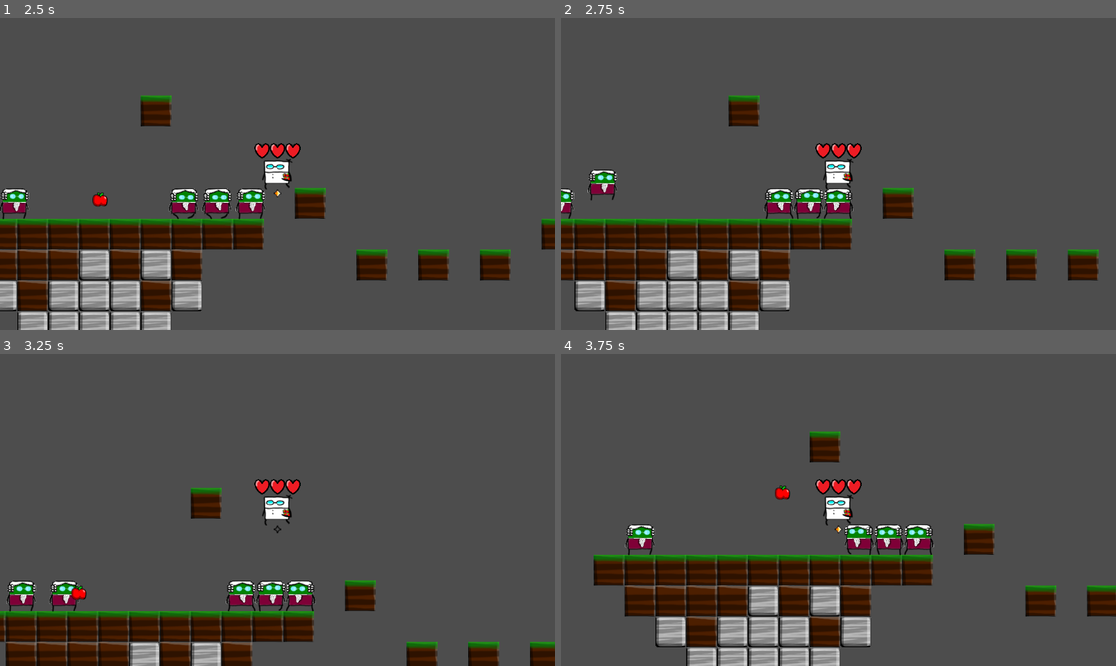
Above: before the commit, frames 1-4 (two rows, left to right).
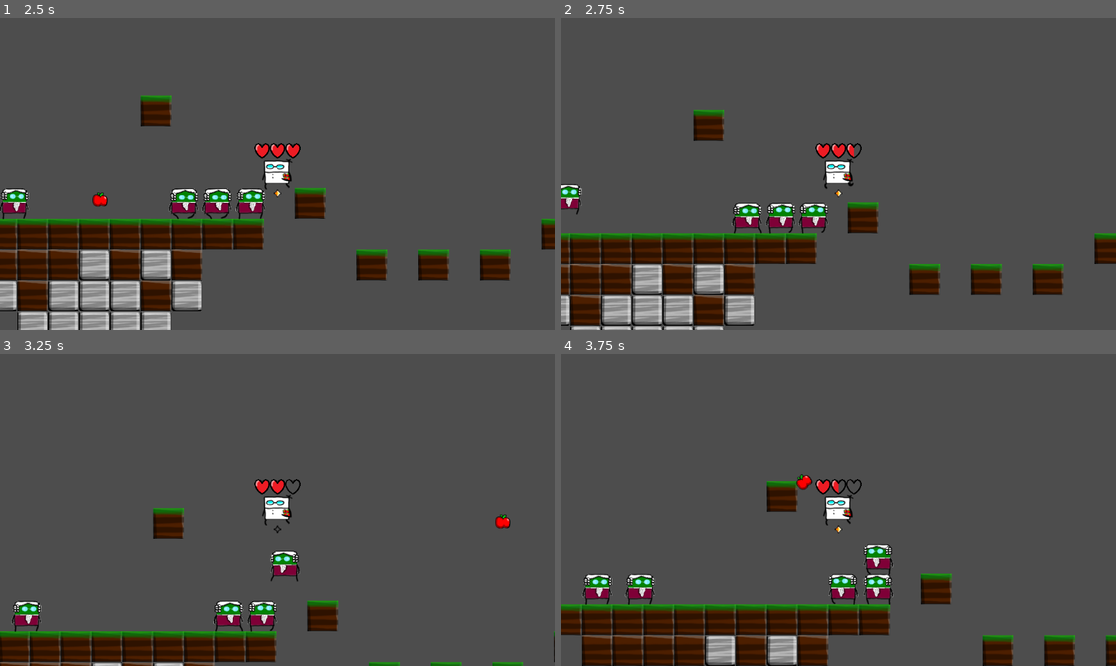
Above: after the commit, the same moments.

Repository: shawn-mcgee/jimmy-in-calculus-land
Game: Godot game, scene res://levels/level-01.tscn
The game is run twice, just before and just after one commit, with the same random seed, the same clock (stepped at 60 frames per second) and the same inputs. This scene is started directly instead of the project's main scene.
Inputs (mouse positions are in pixels of both pictures, inside the frame that each line leads up to):
- Up to frame 1 (2.5 s): move the mouse to (249, 236) at 0.52 s; hold D (move_right) 0.53-2.03 s; click (249, 236) at 0.6 s; tap W (jump) at 0.77, 1.52 s; move the mouse to (444, 220) at 1.27 s; click (444, 220) at 1.35 s; move the mouse to (111, 127) at 2.02 s; hold A (move_left) from 2.03 s (still down); click (111, 127) at 2.1 s
- Up to frame 2 (2.75 s): keep holding A (move_left)
- Up to frame 3 (3.25 s): keep holding A (move_left); move the mouse to (305, 510) at 2.77 s; click (305, 510) at 2.85 s; tap W (jump) at 3.02 s
- Up to frame 4 (3.75 s): keep holding A (move_left); move the mouse to (755, 432) at 3.52 s; click (755, 432) at 3.6 s

Frame 1 is identical in both runs. In frame 2, 21% of the frame differs, in the area x 0-100%, y 24-100%; in frame 3, 14%; in frame 4, 25%.

Commit message:
Implement knockback mechanics and damage handling for zombies; remove unused tutorial level

Diff:
--- a/jimmy.gd
+++ b/jimmy.gd
@@ -23,10 +23,14 @@
 var facing: int = 1 # 1 = right, -1 = left
 
 var falling_damage_tick = 0
+var      knockback_tick = 0
 
 func _process(delta: float) -> void:
   if falling_damage_tick > 0:
     falling_damage_tick -= delta
+
+  if knockback_tick > 0:
+    knockback_tick -= delta
 
 
   if velocity.y >= 6000 and falling_damage_tick <= 0:
@@ -41,7 +45,8 @@
     "move_right"
   )
 
-  velocity.x  = dx * walk_speed
+  if knockback_tick <= 0:
+    velocity.x  = dx * walk_speed
   velocity.y += get_gravity().y * delta
 
   if velocity.x != 0:
@@ -106,3 +111,19 @@
 func _receive_extra_jump() -> void:
   jumps.maximum_jumps += 1
   jumps.current_jumps += 1
+
+func _receive_zombie_damage(from: Node2D, amount: float) -> void:
+  if knockback_tick > 0:
+    return
+
+  health.current_health -= amount
+  if health.current_health <= 0:
+    World.load_this_level()
+  knockback_tick = .167
+
+  if from.position.x < position.x:
+    velocity.x =  180
+  else:
+    velocity.x = -180
+
+  velocity.y = -600
--- a/levels/tutorial-02.tscn
+++ /dev/null
@@ -1,10 +0,0 @@
-[gd_scene load_steps=3 format=3 uid="uid://p0thphj7pax1"]
-
-[ext_resource type="Script" uid="uid://cav2v6pg7dpsp" path="res://level.gd" id="1_k8yv8"]
-[ext_resource type="TileSet" uid="uid://cxg8qpqnj5qk5" path="res://tiles.tres" id="2_qpdf7"]
-
-[node name="Level" type="Node2D"]
-script = ExtResource("1_k8yv8")
-
-[node name="Tiles" type="TileMapLayer" parent="."]
-tile_set = ExtResource("2_qpdf7")
--- a/levels/tutorial.tscn
+++ b/levels/tutorial.tscn
@@ -7,5 +7,5 @@
 script = ExtResource("1_dopym")
 
 [node name="Tiles" type="TileMapLayer" parent="."]
-tile_map_data = PackedByteArray("AAD//wAABAAAAAAAAAD+/wAABAA …(495 unchanged characters)… AAAAAABgD+////CQAAAAAAAAABAP//AgAAAAAAAAACAP//CQAAAAAAAAD9/wEACgAAAAAAAAD//wMACgAAAAAAAAAAAAQACg …(1132 unchanged characters)…
+tile_map_data = PackedByteArray("AAD//wAABAAAAAAAAAD+/wAABAA …(495 unchanged characters)… AAAAAABgD+////CQAAAAAAAAABAP//AgAAAAAAAAD9/wEACgAAAAAAAAD//wMACgAAAAAAAAAAAAQACg …(1132 unchanged characters)…
 tile_set = ExtResource("2_ootpb")
--- a/zombie.gd
+++ b/zombie.gd
@@ -18,6 +18,8 @@
 @onready var down_right = $DownRight
 @onready var right      = $Right
 
+@onready var hurt = $Hurt
+
 
 var maximum_health = 2
 var current_health = 2
@@ -25,6 +27,15 @@
 
 var maximum_jumps = 1
 var current_jumps = 1
+
+func _ready() -> void:
+  hurt.body_entered.connect(_on_hurt_entered)
+
+func _on_hurt_entered(to: Node) -> void:
+  if is_queued_for_deletion():
+    return
+
+  ZombieDamageReceiver.try_receive_zombie_damage(to, self, .5)
 
 func _physics_process(delta: float) -> void:
   var nearest = get_nearest_jimmy()
--- a/zombie.tscn
+++ b/zombie.tscn
@@ -8,6 +8,9 @@
 
 [sub_resource type="CircleShape2D" id="CircleShape2D_jmu02"]
 radius = 320.0
+
+[sub_resource type="RectangleShape2D" id="RectangleShape2D_jmu02"]
+size = Vector2(66, 66)
 
 [node name="Zombie" type="CharacterBody2D"]
 collision_layer = 3
@@ -38,3 +41,8 @@
 
 [node name="Right" type="RayCast2D" parent="."]
 target_position = Vector2(48, 0)
+
+[node name="Hurt" type="Area2D" parent="."]
+
+[node name="CollisionShape2D" type="CollisionShape2D" parent="Hurt"]
+shape = SubResource("RectangleShape2D_jmu02")
--- /dev/null
+++ b/zombie_damage_receiver.gd
@@ -0,0 +1,11 @@
+class_name ZombieDamageReceiver
+
+
+static func can_receive_zombie_damage(a: Object) -> bool:
+  return a and a.has_method("_receive_zombie_damage")
+
+static func try_receive_zombie_damage(a: Object, from: Node2D, amount: float) -> bool:
+  if can_receive_zombie_damage(a):
+    a._receive_zombie_damage(from, amount)
+    return true
+  return false
Not shown: 1 places in zombie.tscn that only renumber resources
Not shown, added: zombie_damage_receiver.gd.uid
